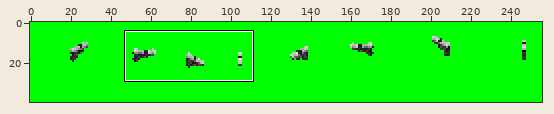
File history of a sprite sheet, Resources/BallisticWeapons/Pistols/HandM9.png. Above, an overview of the earlier version with the close-up marked.
Close-up. The starting point:
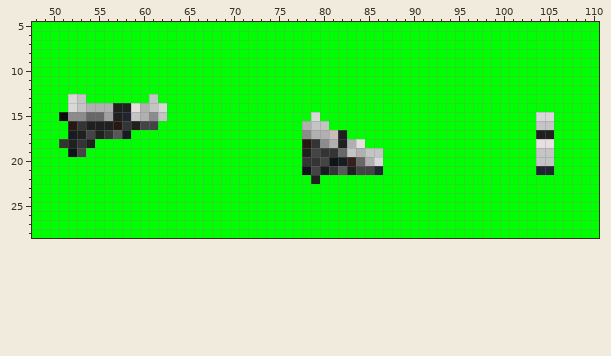
The file is 256x40 pixels. Shown: x 48..110, y 5..28. The commit also changed other parts of the picture, which this record leaves out.
After the commit:
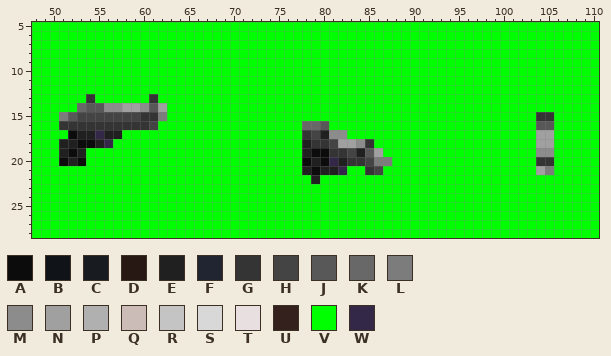
Palette (. is transparent): A #0c0c0c  B #101418  C #181c21  D #281814  E #202020  F #212431  G #343434  H #444444  J #585858  K #686868  L #7c7c7c  M #8c8c8c  N #a0a0a0  P #b0b0b0  Q #ccbcb8  R #c4c4c4  S #d8d8d8  T #e8e0e0  U #34201c  V #00ff00  W #342848
What changed:
y 13: x 52..54 SRV -> VVG; x 61 R -> G
y 14: x 52..62 SRPPPEETPRS -> VKJJMMNNMJN
y 15: x 51..62 AMMKKNEFRPMR -> LJHHHHHHHGGL; x 79 S -> V; x 104..105 SS -> GG
y 16: x 51..52 VD -> GG; x 54..57 EEED -> GGGG; x 59..60 EH -> GG; x 78..80 PRR -> KKJ; x 104..105 RR -> JJ
y 17: x 52 C -> A; x 54..58 HEGJC -> EWEEV; x 78..82 MPPQE -> GHEMM; x 104..105 EE -> NN
y 18: x 51 G -> E; x 53..56 GEVV -> AAEW; x 78 D -> E; x 80..85 MPEPTV -> GHNNMG; x 104..105 TT -> NN
y 19: x 51..53 VBH -> EAE; x 79..80 HG -> AA; x 82..86 KRPRR -> GHEJN; x 104..105 RR -> MM
y 20: x 51..53 VVV -> AEA; x 78..87 GGHBCUKPSV -> AEAWEGGHLL; x 104..105 RR -> GG
y 21: x 78..86 BHCGJEHHF -> EAEEWVVGH; x 104..105 FF -> NL
Where, in picture pixels (left, top, right, bottom), the same in both close-ups:
changed: (59, 94, 167, 166)
changed: (302, 112, 392, 175)
changed: (536, 112, 554, 175)
